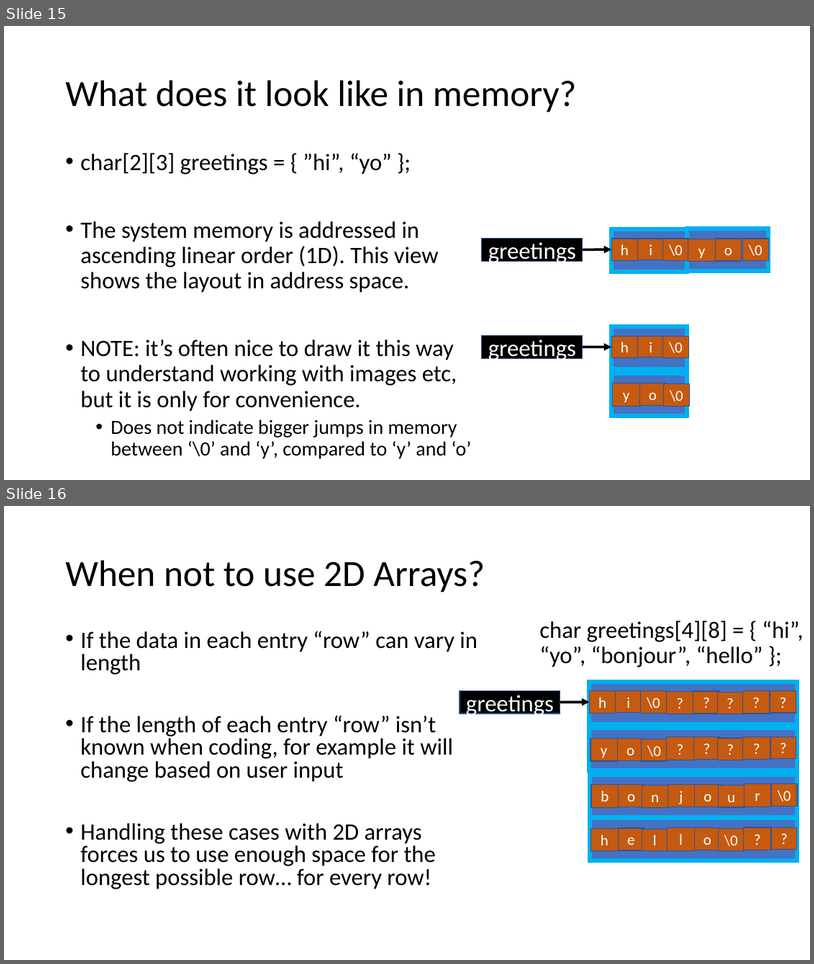
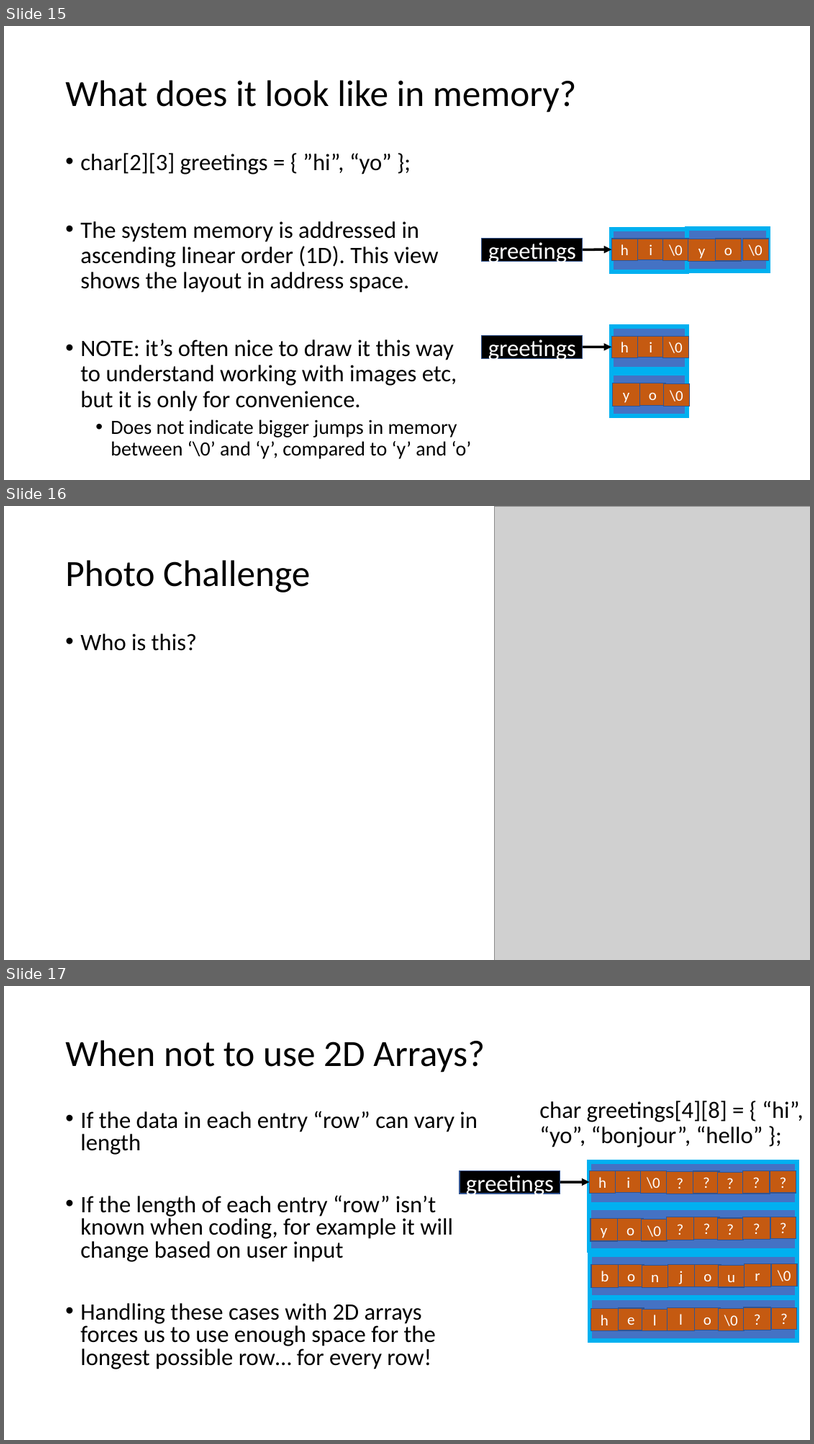
Before and after one commit to dmeger/COMP206_Fall2018_Lectures_Public, a slide deck: Slides/Lecture11-2DArrays.pptx. Shown one above the other, each under a label of ours: slides 15 and 16 before the commit, slides 15, 16 and 17 after it. The pictures are 814x964 and 814x1444 pixels, drawn with LibreOffice and Linux fonts; fonts in the diff are those of the drawing; grey boxes stand for pictures. Boxes give left, top, right and bottom in pixels: in the first picture for what was removed or moved away, otherwise in the second. Text is boxed around its words. In the diff, an @@ line names an element or a change of style, - is before the commit and + after.

```diff
--- a/Slides/Lecture11-2DArrays.pptx
+++ b/Slides/Lecture11-2DArrays.pptx
@@ slide 16 added at (4, 506, 810, 960), background #FFFFFF @@
@@ picture added at (494, 506, 810, 960) @@
@@ title added at (65, 560, 310, 592), 44 pt, text #000000 @@
+Photo Challenge
@@ text added at (80, 633, 197, 651), 28 pt, text #000000 @@
+• Who is this?
@@ what was slide 16 is now slide 17 @@
```
Also in this commit, not shown: 2 slides changed.
